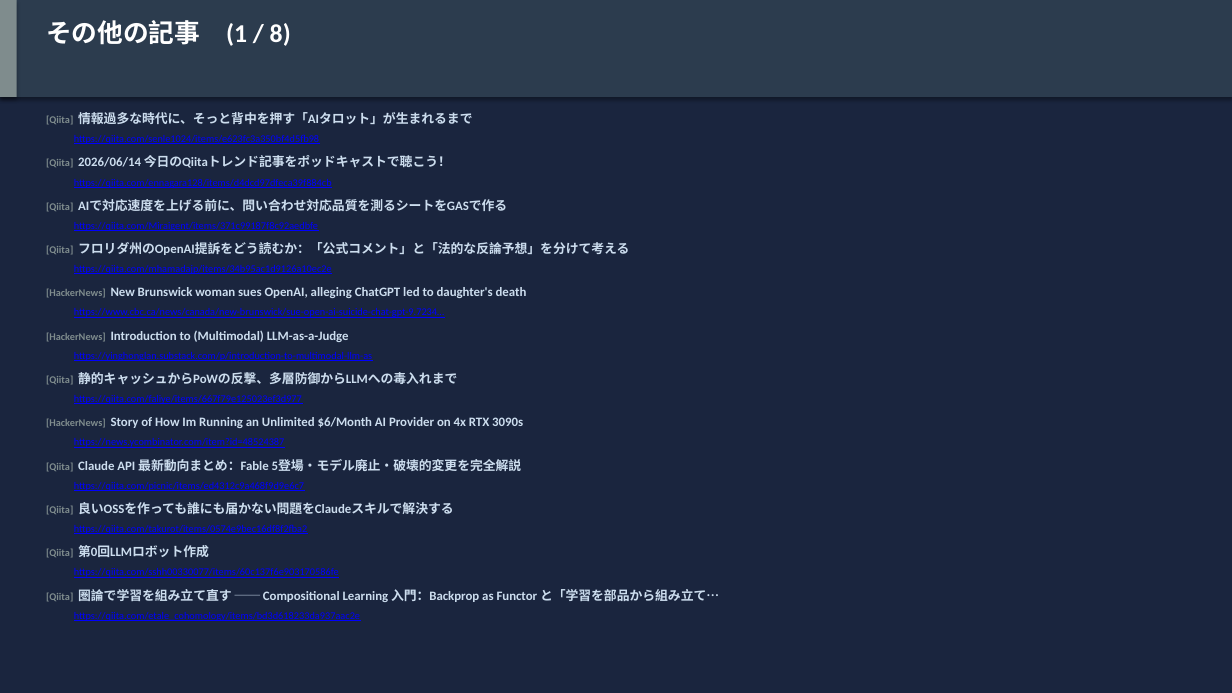
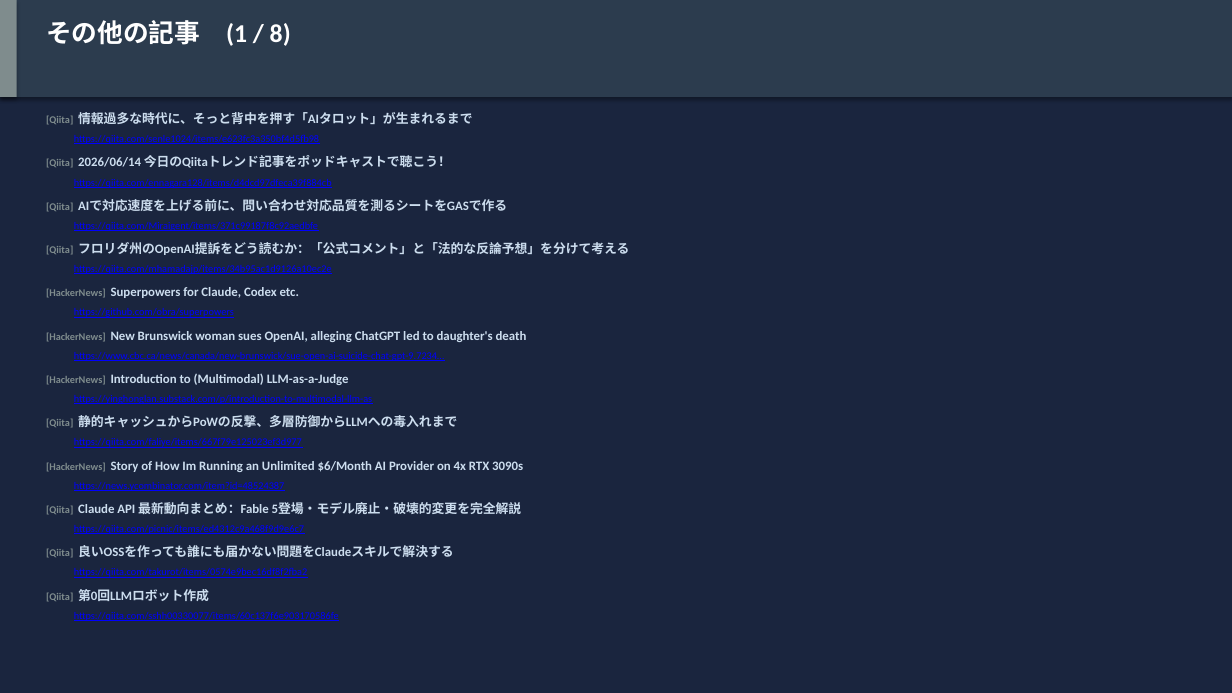
Before and after one commit to h-shoji-jws/ai-news-collector, a slide deck: slide 18 of data/2026-06-14.pptx. Drawn at 1232x693 pixels with LibreOffice and Linux fonts; fonts in the diff are those of the drawing. Boxes give left, top, right and bottom in pixels: in the first picture for what was removed or moved away, otherwise in the second. Text is boxed around its words. In the diff, an @@ line names an element or a change of style, - is before the commit and + after.

Commit message:
Add daily AI news collection: 2026-06-14

```diff
--- a/data/2026-06-14.pptx
+++ b/data/2026-06-14.pptx
@@ text added at [46, 287, 299, 298], 10 pt, text #CCDDEE, bold @@
+[HackerNews] Superpowers for Claude, Codex etc.
@@ text added at [74, 308, 234, 318], 8 pt, text #0000FF, underline @@
+https://github.com/obra/superpowers
@@ 10 texts: place and size @@
-10 texts at [46, 287, 527, 600]
+10 texts at [46, 331, 527, 602]
@@ text "https://news.ycombinator.com/item?id=48524387": place and size @@
-text "https://news.ycombinator.com/item?id=48524387" at [74, 438, 285, 448]
+text "https://news.ycombinator.com/item?id=48524387" at [74, 482, 285, 491]
@@ text removed at [74, 482, 304, 491] @@
-https://qiita.com/picnic/items/ed4312c9a468f9d9e6c7
@@ text at [74, 525, 304, 534]: text changed @@
-https://qiita.com/takurot/items/0574e9bec16df8f2fba2
+https://qiita.com/picnic/items/ed4312c9a468f9d9e6c7
@@ text at [74, 568, 308, 578]: text changed @@
-https://qiita.com/sshh00330077/items/60c137f6e903170586fe
+https://qiita.com/takurot/items/0574e9bec16df8f2fba2
@@ text removed at [46, 589, 719, 602] @@
-[Qiita] 圏論で学習を組み立て直す ── Compositional Learning 入門：Backprop as Functor と「学習を部品から組み立て…
@@ text at [74, 612, 339, 621]: text changed @@
-https://qiita.com/etale_cohomology/items/bd3d618233da937aac2e
+https://qiita.com/sshh00330077/items/60c137f6e903170586fe
```
Also in this commit, not shown: 9 other slides changed, 1 other file.
